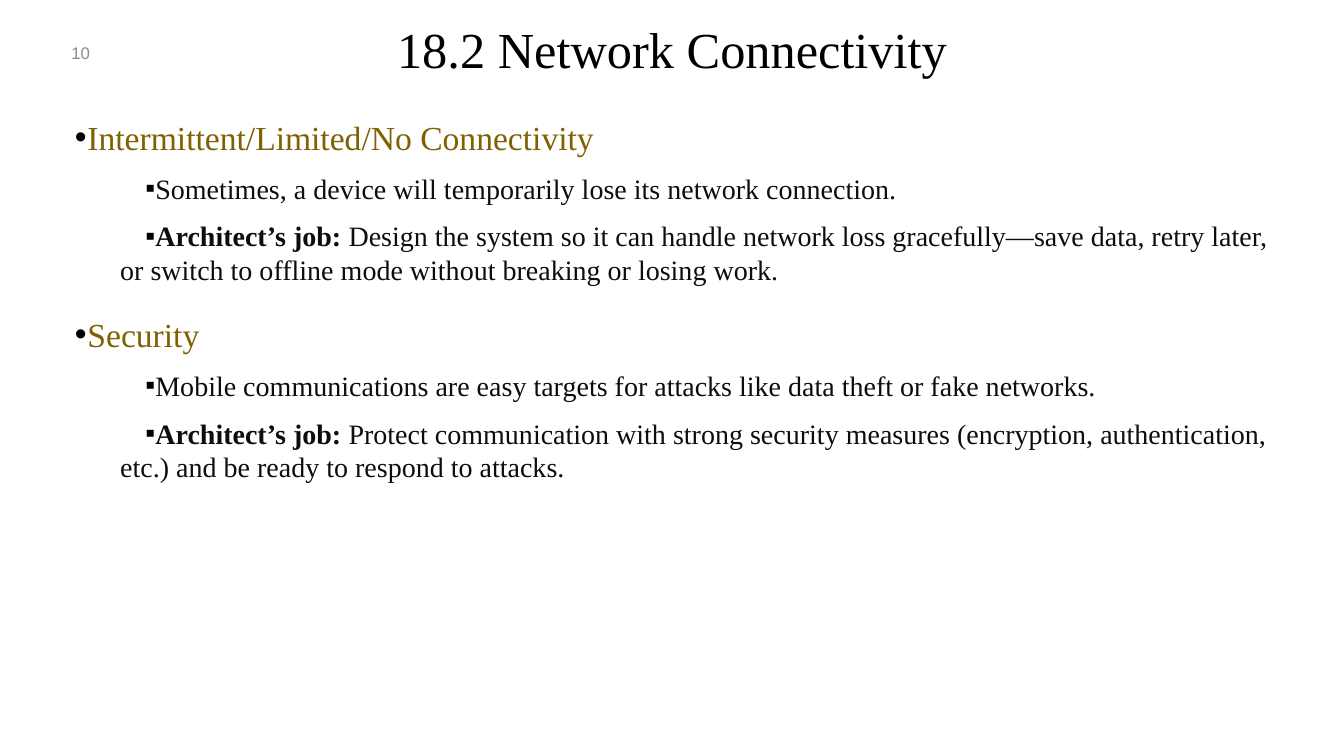
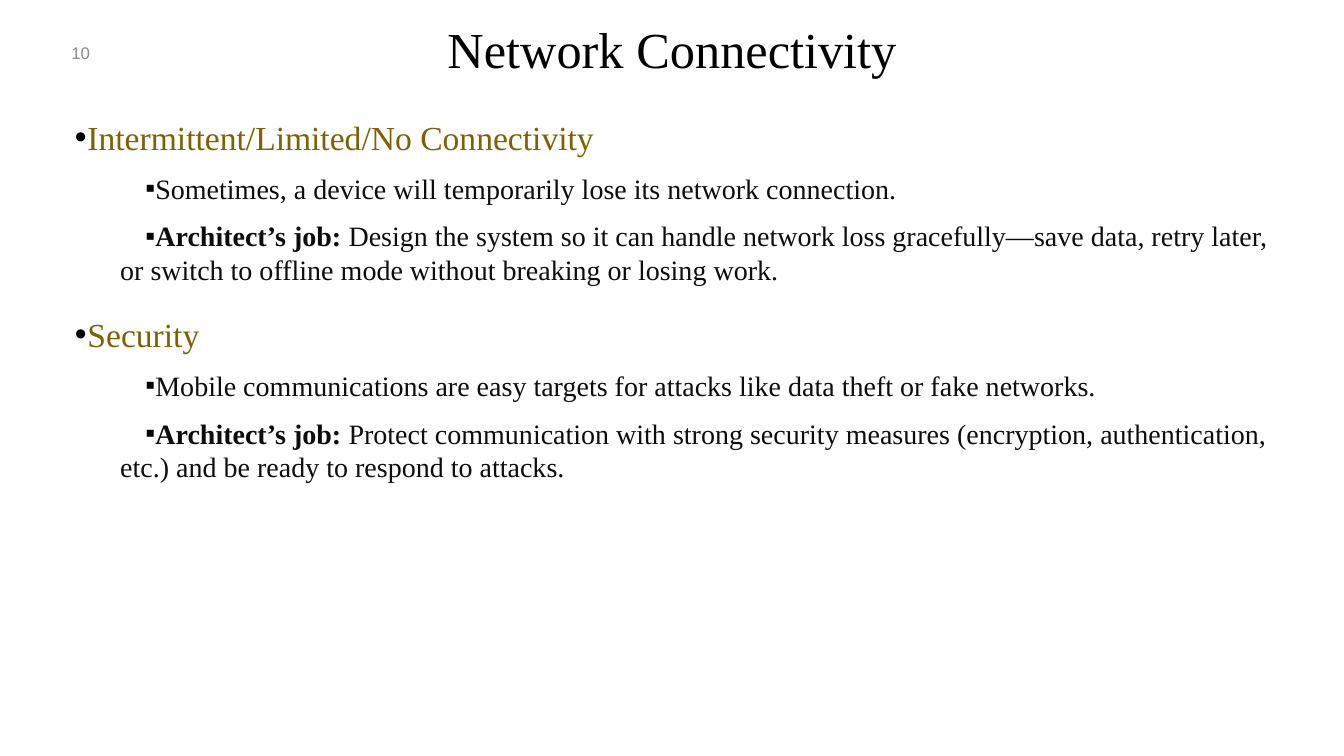
Before and after one commit to mohamad-khorsandi/slides-of-software-architecture-in-practice-4th-ed, a slide deck: slide 10 of chapter 18.pptx. Drawn at 1344x756 pixels with LibreOffice and Linux fonts; fonts in the diff are those of the drawing; background and template pictures are left out. Boxes give left, top, right and bottom in pixels: in the first picture for what was removed or moved away, otherwise in the second. Text is boxed around its words. In the diff, an @@ line names an element or a change of style, - is before the commit and + after.

```diff
--- a/chapter 18.pptx
+++ b/chapter 18.pptx
@@ title at (x1=447, y1=33, x2=896, y2=79): text changed @@
-18.2 Network Connectivity
+Network Connectivity
```
Also in this commit, not shown: 11 other slides changed, 12 other files.
